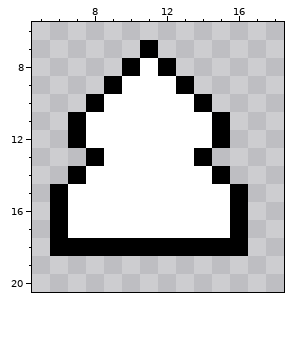
Two states of a pixel-art sprite, sprites/Pawn W 2.png. Above: the version before the commit.
The file is 220x220 pixels, drawn in blocks of 10x10; one block is one cell here. Shown: x 5..18, y 6..20.
The result:
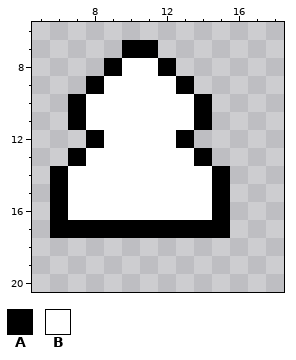
Palette (. is transparent): A #000000  B #ffffff
The exact change:
{"y":7,"x":10,"old":".","new":"A"}
{"y":8,"x":9,"old":".A","new":"AB"}
{"y":9,"x":8,"old":".A","new":"AB"}
{"y":10,"x":7,"old":".A","new":"AB"}
{"y":11,"x":14,"old":"BA","new":"A."}
{"y":12,"x":7,"old":"AB","new":".A"}
{"y":12,"x":13,"old":"BBA","new":"A.."}
{"y":13,"x":7,"old":".A","new":"AB"}
{"y":14,"x":6,"old":".A","new":"AB"}
{"y":15,"x":15,"old":"BA","new":"A."}
{"y":16,"x":15,"old":"BA","new":"A."}
{"y":17,"x":7,"old":"BBBBBBBBBA","new":"AAAAAAAAA."}
{"y":18,"x":6,"old":"AAAAAAAAAAA","new":"..........."}
